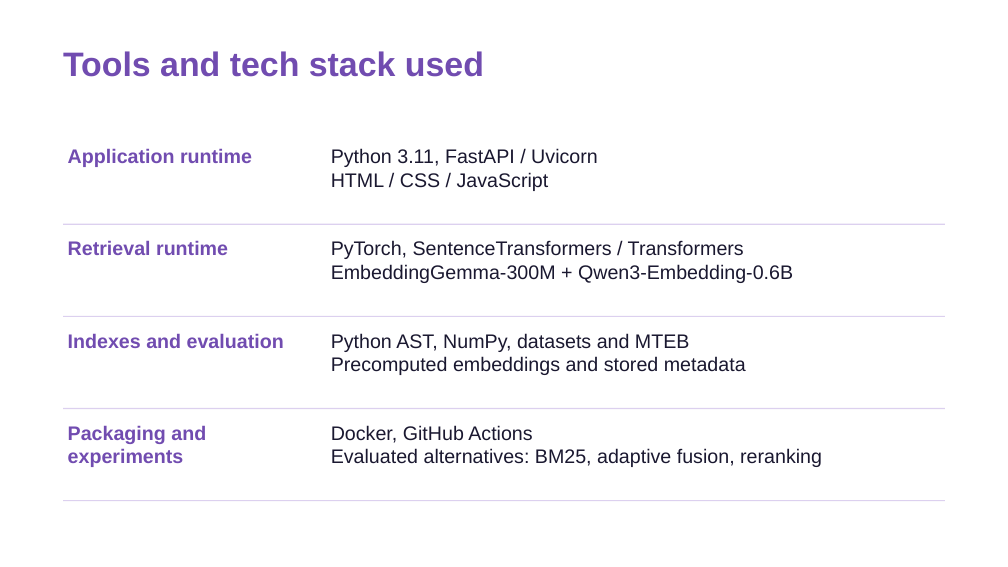
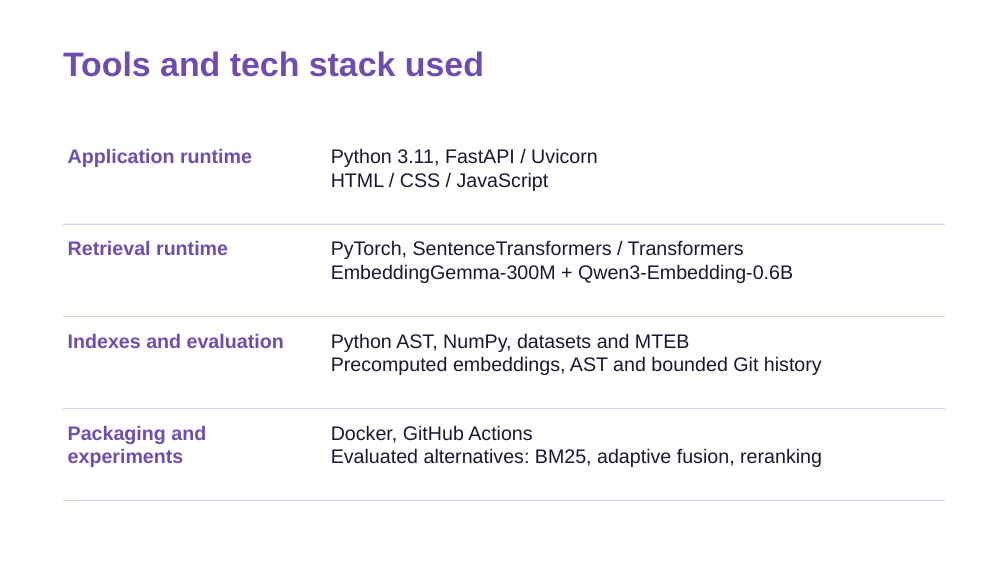
Before and after one commit to SinghDevansh-2006/prism-code-intelligence, a slide deck: slide 6 of submission/SRM_Team_Ctrl_Alt_Elite_1_Submission.pptx. Drawn at 1008x567 pixels with LibreOffice and Linux fonts; fonts in the diff are those of the drawing. Boxes give left, top, right and bottom in pixels: in the first picture for what was removed or moved away, otherwise in the second. Text is boxed around its words. In the diff, an @@ line names an element or a change of style, - is before the commit and + after.

```diff
--- a/submission/SRM_Team_Ctrl_Alt_Elite_1_Submission.pptx
+++ b/submission/SRM_Team_Ctrl_Alt_Elite_1_Submission.pptx
@@ text at [331,356,822,375]: text changed @@
-Precomputed embeddings and stored metadata
+Precomputed embeddings, AST and bounded Git history
```
Also in this commit, not shown: 8 other slides changed, 57 other files.
